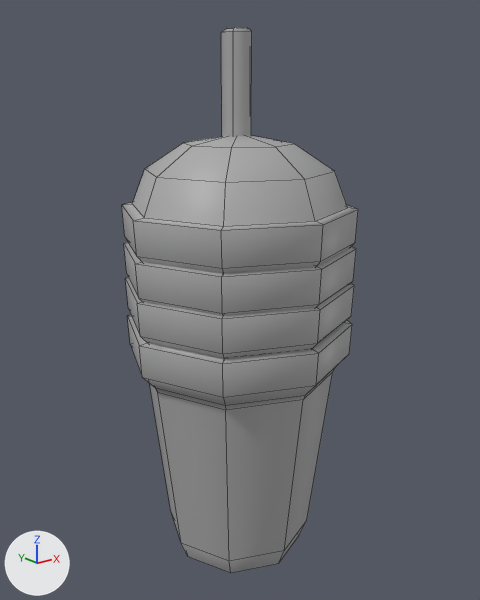
Two versions of the FBX model slasherbubbletea/Modelos/Pila_vasos_1.fbx, one commit apart.
Rendered twice from a 50 mm camera at (-0.0181, -0.0228, 0.0215) aimed at (0.0002, 0.0, 0.0124). Lighting does not change. The marker at lower left points along +X, +Y and +Z. Mesh edges are drawn as thin lines. Where no turn or scale is listed for an object, it has been applied to the vertices.

In view in the first picture: 'pila_vasos_1'.
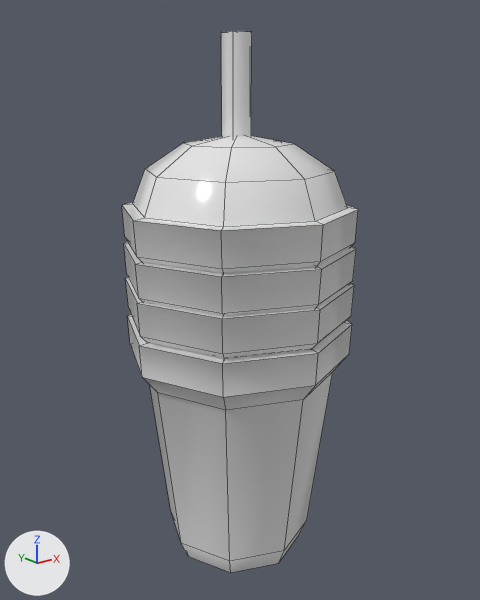
The newer file is also rescaled (x807.1), turned or shifted as a whole; pictures and numbers use the older file's frame.

Pixel boxes [x1, y1, x2, y2] of what changed, in the pictures (480 x 600 px):
```json
{"object": "pila_vasos_1", "change": "reshaped", "before": [122, 27, 358, 573], "after": [122, 31, 358, 573]}
{"part": 1, "of": "me_mesh", "change": "cut back", "before": [222, 27, 251, 32]}
{"part": 2, "of": "me_mesh", "change": "cut back", "before": [144, 369, 334, 410], "after": [144, 354, 349, 410]}
{"part": 3, "of": "me_mesh", "change": "recoloured", "before": [122, 31, 358, 573], "after": [122, 31, 358, 573]}
```

The change, as JSON lines over the scene's bpy script:
```json
{"op": "add", "block": "mat_standardsurface4", "code": ["mat_standardsurface4 = principled_material('standardSurface4')", "mat_standardsurface4.base_color = (0.8, 0.8, 0.8)  # white #e7e7e7", "mat_standardsurface4.roughness = 0.2"]}
{"block": "me_mesh", "where": "# used by ob_pila_vasos_1; location = (0.0, 0.0, 0.0)"}
{"op": "remove", "block": "me_mesh", "code": "me_mesh.from_pydata(...)  # 185 vertices, 159 faces; spans x -0.0052..0.0052, y -0.0052..0.0052, z 0.0..0.024"}
{"op": "add", "block": "me_mesh", "code": "me_mesh.from_pydata(...)  # 172 vertices, 146 faces; spans x -0.0052..0.0052, y -0.0052..0.0052, z 0.0..0.0238"}
{"block": "me_mesh", "change": "me_mesh part 1"}
{"block": "me_mesh", "change": "6 vertices are removed from x -0.0004..0.0005, y -0.0004..0.0004, z 0.024"}
{"block": "me_mesh", "change": "10 faces are deleted"}
{"block": "me_mesh", "change": "1 vertex is added at (0.0, 0.0, 0.0238)"}
{"block": "me_mesh", "change": "5 new faces join them"}
{"block": "me_mesh", "change": "me_mesh part 2"}
{"block": "me_mesh", "change": "8 vertices are removed from x -0.0045..0.0045, y -0.0045..0.0045, z 0.0093"}
{"block": "me_mesh", "change": "16 faces are deleted"}
{"block": "me_mesh", "change": "8 new faces join them"}
{"block": "me_mesh", "change": "me_mesh part 3: 133 faces spanning x -0.0052..0.0052, y -0.0052..0.0052, z 0.0..0.0238 switch from mat_standardsurface1 (grey #aaaaaa) to mat_standardsurface4 (white #e7e7e7)"}
```
